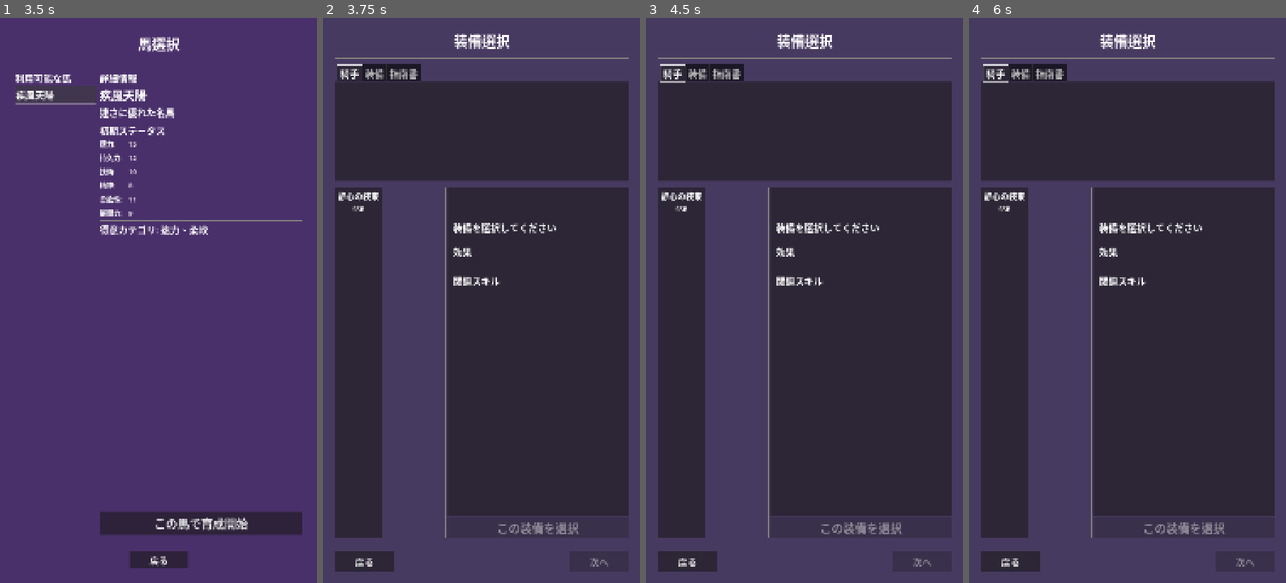
Above: before the commit, frames 1-4 (left to right).
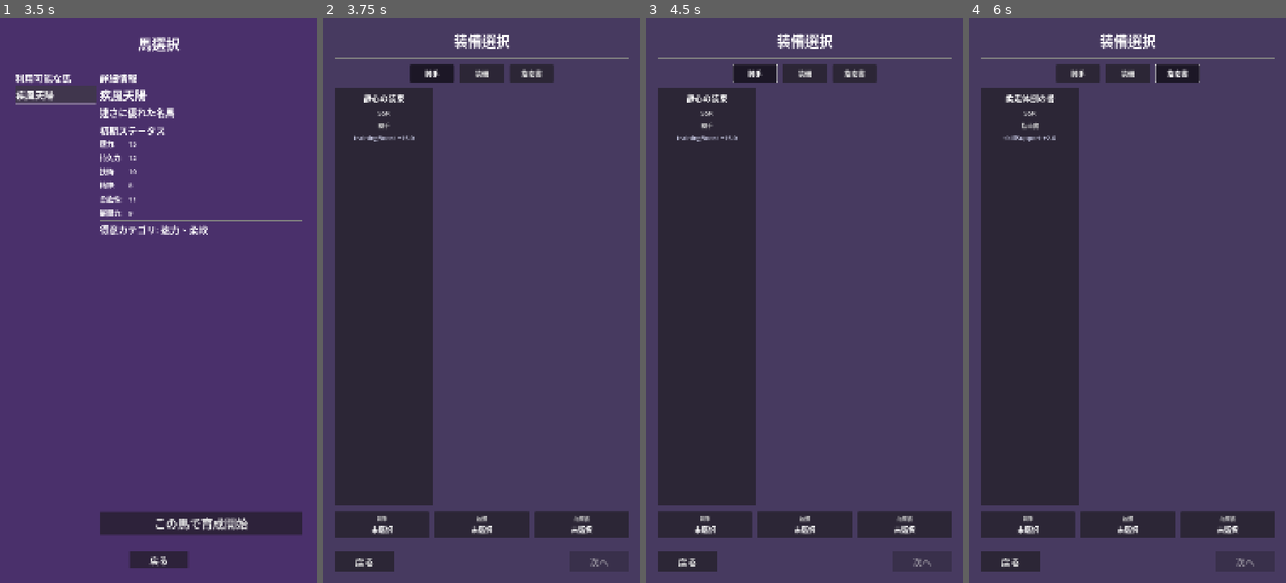
Above: after the commit, the same moments.

Repository: ta-toshio/hizume_a
Game: Godot game, scene res://scenes/screens/title_screen.tscn
Two runs of this game, one before a commit and one after it. Both use one fixed random seed, a clock stepped at 60 frames per second and the inputs below.
Inputs (mouse positions are in pixels of both pictures, inside the frame that each line leads up to):
- Up to frame 1 (3.5 s): move the mouse to (228, 272) at 0.52 s; click (228, 272) at 0.67 s; tap Enter at 1.25 s; move the mouse to (95, 328) at 1.27 s; click (95, 328) at 1.42 s; click "育成開始" at 2 s; click "疾風天陽" at 2.75 s
- Up to frame 2 (3.75 s): click "この馬で育成開始" at 3.5 s
- Up to frame 3 (4.5 s): click (753, 74) at 4.25 s, where only the run after the commit has a clickable "騎手"
- Up to frame 4 (6 s): click (1127, 74) at 5 s, where only the run after the commit has a clickable "装備"; click (1178, 74) at 5.75 s, where only the run after the commit has a clickable "指南書"

Frame 1 is identical in both runs. In frame 2, 58% of the frame differs, in the area x 3-97%, y 8-92%; in frame 3, 58%; in frame 4, 58%.

Commit message:
refactor(ui): Replace TabContainer with toggle buttons for equipment type selection

Diff:
--- a/src/scenes/screens/equipment_select_screen.tscn
+++ b/src/scenes/screens/equipment_select_screen.tscn
@@ -45,151 +45,177 @@
 [node name="HSeparator" type="HSeparator" parent="MarginContainer/VBoxContainer"]
 layout_mode = 2
 
-[node name="CategoryTabs" type="TabContainer" parent="MarginContainer/VBoxContainer"]
+[node name="EquipmentTypeContainer" type="HBoxContainer" parent="MarginContainer/VBoxContainer"]
+layout_mode = 2
+theme_override_constants/separation = 20
+alignment = 1
+
+[node name="RiderTypeButton" type="Button" parent="MarginContainer/VBoxContainer/EquipmentTypeContainer"]
+custom_minimum_size = Vector2(150, 60)
+layout_mode = 2
+theme_override_font_sizes/font_size = 24
+toggle_mode = true
+button_pressed = true
+text = "騎手"
+
+[node name="HorseTypeButton" type="Button" parent="MarginContainer/VBoxContainer/EquipmentTypeContainer"]
+custom_minimum_size = Vector2(150, 60)
+layout_mode = 2
+theme_override_font_sizes/font_size = 24
+toggle_mode = true
+text = "装備"
+
+[node name="ManualTypeButton" type="Button" parent="MarginContainer/VBoxContainer/EquipmentTypeContainer"]
+custom_minimum_size = Vector2(150, 60)
+layout_mode = 2
+theme_override_font_sizes/font_size = 24
+toggle_mode = true
+text = "指南書"
+
+[node name="EquipmentScrollContainer" type="ScrollContainer" parent="MarginContainer/VBoxContainer"]
 layout_mode = 2
 size_flags_vertical = 3
-theme_override_font_sizes/font_size = 32
-
-[node name="騎手" type="VBoxContainer" parent="MarginContainer/VBoxContainer/CategoryTabs"]
-layout_mode = 2
-
-[node name="装備" type="VBoxContainer" parent="MarginContainer/VBoxContainer/CategoryTabs"]
+horizontal_scroll_mode = 0
+
+[node name="EquipmentGrid" type="GridContainer" parent="MarginContainer/VBoxContainer/EquipmentScrollContainer"]
+layout_mode = 2
+size_flags_horizontal = 3
+size_flags_vertical = 3
+theme_override_constants/h_separation = 15
+theme_override_constants/v_separation = 15
+columns = 3
+
+[node name="EquipmentItemTemplate" type="PanelContainer" parent="MarginContainer/VBoxContainer/EquipmentScrollContainer/EquipmentGrid"]
+layout_mode = 2
+size_flags_horizontal = 3
+size_flags_vertical = 3
+
+[node name="MarginContainer" type="MarginContainer" parent="MarginContainer/VBoxContainer/EquipmentScrollContainer/EquipmentGrid/EquipmentItemTemplate"]
+layout_mode = 2
+theme_override_constants/margin_left = 15
+theme_override_constants/margin_top = 15
+theme_override_constants/margin_right = 15
+theme_override_constants/margin_bottom = 15
+
+[node name="VBoxContainer" type="VBoxContainer" parent="MarginContainer/VBoxContainer/EquipmentScrollContainer/EquipmentGrid/EquipmentItemTemplate/MarginContainer"]
+layout_mode = 2
+theme_override_constants/separation = 10
+
+[node name="NameLabel" type="Label" parent="MarginContainer/VBoxContainer/EquipmentScrollContainer/EquipmentGrid/EquipmentItemTemplate/MarginContainer/VBoxContainer"]
+layout_mode = 2
+theme_override_font_sizes/font_size = 28
+text = "装備名"
+horizontal_alignment = 1
+
+[node name="RarityLabel" type="Label" parent="MarginContainer/VBoxContainer/EquipmentScrollContainer/EquipmentGrid/EquipmentItemTemplate/MarginContainer/VBoxContainer"]
+layout_mode = 2
+theme_override_font_sizes/font_size = 24
+text = "SSR"
+horizontal_alignment = 1
+
+[node name="CategoryLabel" type="Label" parent="MarginContainer/VBoxContainer/EquipmentScrollContainer/EquipmentGrid/EquipmentItemTemplate/MarginContainer/VBoxContainer"]
+layout_mode = 2
+theme_override_colors/font_color = Color(0.807843, 0.807843, 0.807843, 1)
+theme_override_font_sizes/font_size = 20
+text = "騎手"
+horizontal_alignment = 1
+
+[node name="EffectPreview" type="Label" parent="MarginContainer/VBoxContainer/EquipmentScrollContainer/EquipmentGrid/EquipmentItemTemplate/MarginContainer/VBoxContainer"]
+layout_mode = 2
+theme_override_colors/font_color = Color(0.839216, 0.847059, 0.956863, 1)
+theme_override_font_sizes/font_size = 22
+text = "速力+10"
+horizontal_alignment = 1
+
+[node name="SelectedIndicator" type="ColorRect" parent="MarginContainer/VBoxContainer/EquipmentScrollContainer/EquipmentGrid/EquipmentItemTemplate"]
 visible = false
 layout_mode = 2
-
-[node name="指南書" type="VBoxContainer" parent="MarginContainer/VBoxContainer/CategoryTabs"]
-visible = false
-layout_mode = 2
-
-[node name="ContentContainer" type="HBoxContainer" parent="MarginContainer/VBoxContainer"]
-layout_mode = 2
-size_flags_vertical = 3
-size_flags_stretch_ratio = 3.0
-
-[node name="EquipmentGrid" type="GridContainer" parent="MarginContainer/VBoxContainer/ContentContainer"]
-layout_mode = 2
-size_flags_horizontal = 3
-size_flags_stretch_ratio = 0.6
-theme_override_constants/h_separation = 10
-theme_override_constants/v_separation = 10
-columns = 3
-
-[node name="EquipmentItemTemplate" type="PanelContainer" parent="MarginContainer/VBoxContainer/ContentContainer/EquipmentGrid"]
-layout_mode = 2
-size_flags_horizontal = 3
-size_flags_vertical = 3
-
-[node name="MarginContainer" type="MarginContainer" parent="MarginContainer/VBoxContainer/ContentContainer/EquipmentGrid/EquipmentItemTemplate"]
+color = Color(0.290196, 0.501961, 0.847059, 0.270588)
+
+[node name="SelectedInfoContainer" type="HBoxContainer" parent="MarginContainer/VBoxContainer"]
+layout_mode = 2
+theme_override_constants/separation = 20
+
+[node name="SelectedRiderContainer" type="PanelContainer" parent="MarginContainer/VBoxContainer/SelectedInfoContainer"]
+layout_mode = 2
+size_flags_horizontal = 3
+
+[node name="MarginContainer" type="MarginContainer" parent="MarginContainer/VBoxContainer/SelectedInfoContainer/SelectedRiderContainer"]
 layout_mode = 2
 theme_override_constants/margin_left = 10
 theme_override_constants/margin_top = 10
 theme_override_constants/margin_right = 10
 theme_override_constants/margin_bottom = 10
 
-[node name="VBoxContainer" type="VBoxContainer" parent="MarginContainer/VBoxContainer/ContentContainer/EquipmentGrid/EquipmentItemTemplate/MarginContainer"]
-layout_mode = 2
-
-[node name="NameLabel" type="Label" parent="MarginContainer/VBoxContainer/ContentContainer/EquipmentGrid/EquipmentItemTemplate/MarginContainer/VBoxContainer"]
-layout_mode = 2
-theme_override_font_sizes/font_size = 28
-text = "装備名"
-horizontal_alignment = 1
-
-[node name="RarityLabel" type="Label" parent="MarginContainer/VBoxContainer/ContentContainer/EquipmentGrid/EquipmentItemTemplate/MarginContainer/VBoxContainer"]
-layout_mode = 2
-theme_override_font_sizes/font_size = 24
-text = "SSR"
-horizontal_alignment = 1
-
-[node name="VSeparator" type="VSeparator" parent="MarginContainer/VBoxContainer/ContentContainer"]
-layout_mode = 2
-
-[node name="EquipmentDetailPanel" type="VBoxContainer" parent="MarginContainer/VBoxContainer/ContentContainer"]
-layout_mode = 2
-size_flags_horizontal = 3
-
-[node name="PanelContainer" type="PanelContainer" parent="MarginContainer/VBoxContainer/ContentContainer/EquipmentDetailPanel"]
-layout_mode = 2
-size_flags_vertical = 3
-
-[node name="MarginContainer" type="MarginContainer" parent="MarginContainer/VBoxContainer/ContentContainer/EquipmentDetailPanel/PanelContainer"]
-layout_mode = 2
-theme_override_constants/margin_left = 20
-theme_override_constants/margin_top = 20
-theme_override_constants/margin_right = 20
-theme_override_constants/margin_bottom = 20
-
-[node name="VBoxContainer" type="VBoxContainer" parent="MarginContainer/VBoxContainer/ContentContainer/EquipmentDetailPanel/PanelContainer/MarginContainer"]
-layout_mode = 2
-theme_override_constants/separation = 15
-
-[node name="NameContainer" type="HBoxContainer" parent="MarginContainer/VBoxContainer/ContentContainer/EquipmentDetailPanel/PanelContainer/MarginContainer/VBoxContainer"]
-layout_mode = 2
-
-[node name="NameLabel" type="Label" parent="MarginContainer/VBoxContainer/ContentContainer/EquipmentDetailPanel/PanelContainer/MarginContainer/VBoxContainer/NameContainer"]
-layout_mode = 2
-size_flags_horizontal = 3
-theme_override_font_sizes/font_size = 40
-text = "装備名"
-
-[node name="RarityLabel" type="Label" parent="MarginContainer/VBoxContainer/ContentContainer/EquipmentDetailPanel/PanelContainer/MarginContainer/VBoxContainer/NameContainer"]
-layout_mode = 2
-theme_override_font_sizes/font_size = 32
-text = "SSR"
-horizontal_alignment = 2
-
-[node name="HSeparator" type="HSeparator" parent="MarginContainer/VBoxContainer/ContentContainer/EquipmentDetailPanel/PanelContainer/MarginContainer/VBoxContainer"]
-layout_mode = 2
-
-[node name="DescriptionLabel" type="Label" parent="MarginContainer/VBoxContainer/ContentContainer/EquipmentDetailPanel/PanelContainer/MarginContainer/VBoxContainer"]
-layout_mode = 2
-theme_override_font_sizes/font_size = 32
-text = "装備の効果や説明文が表示されます。"
-autowrap_mode = 3
-
-[node name="HSeparator2" type="HSeparator" parent="MarginContainer/VBoxContainer/ContentContainer/EquipmentDetailPanel/PanelContainer/MarginContainer/VBoxContainer"]
-layout_mode = 2
-
-[node name="EffectsLabel" type="Label" parent="MarginContainer/VBoxContainer/ContentContainer/EquipmentDetailPanel/PanelContainer/MarginContainer/VBoxContainer"]
-layout_mode = 2
-theme_override_font_sizes/font_size = 32
-text = "効果"
-
-[node name="EffectsContainer" type="VBoxContainer" parent="MarginContainer/VBoxContainer/ContentContainer/EquipmentDetailPanel/PanelContainer/MarginContainer/VBoxContainer"]
-layout_mode = 2
-
-[node name="Effect1" type="Label" parent="MarginContainer/VBoxContainer/ContentContainer/EquipmentDetailPanel/PanelContainer/MarginContainer/VBoxContainer/EffectsContainer"]
-layout_mode = 2
-theme_override_font_sizes/font_size = 28
-text = "• 速力 +10"
-
-[node name="Effect2" type="Label" parent="MarginContainer/VBoxContainer/ContentContainer/EquipmentDetailPanel/PanelContainer/MarginContainer/VBoxContainer/EffectsContainer"]
-layout_mode = 2
-theme_override_font_sizes/font_size = 28
-text = "• 技術トレーニング効果 +15%"
-
-[node name="HSeparator3" type="HSeparator" parent="MarginContainer/VBoxContainer/ContentContainer/EquipmentDetailPanel/PanelContainer/MarginContainer/VBoxContainer"]
-layout_mode = 2
-
-[node name="RelatedSkillsLabel" type="Label" parent="MarginContainer/VBoxContainer/ContentContainer/EquipmentDetailPanel/PanelContainer/MarginContainer/VBoxContainer"]
-layout_mode = 2
-theme_override_font_sizes/font_size = 32
-text = "関連スキル"
-
-[node name="RelatedSkillsContainer" type="VBoxContainer" parent="MarginContainer/VBoxContainer/ContentContainer/EquipmentDetailPanel/PanelContainer/MarginContainer/VBoxContainer"]
-layout_mode = 2
-
-[node name="Skill1" type="Label" parent="MarginContainer/VBoxContainer/ContentContainer/EquipmentDetailPanel/PanelContainer/MarginContainer/VBoxContainer/RelatedSkillsContainer"]
-layout_mode = 2
-theme_override_font_sizes/font_size = 28
-text = "• 一気の極み"
-
-[node name="EquipButton" type="Button" parent="MarginContainer/VBoxContainer/ContentContainer/EquipmentDetailPanel"]
-custom_minimum_size = Vector2(0, 70)
-layout_mode = 2
-theme_override_font_sizes/font_size = 40
-disabled = true
-text = "この装備を選択"
+[node name="VBoxContainer" type="VBoxContainer" parent="MarginContainer/VBoxContainer/SelectedInfoContainer/SelectedRiderContainer/MarginContainer"]
+layout_mode = 2
+
+[node name="TypeLabel" type="Label" parent="MarginContainer/VBoxContainer/SelectedInfoContainer/SelectedRiderContainer/MarginContainer/VBoxContainer"]
+layout_mode = 2
+theme_override_colors/font_color = Color(0.752941, 0.752941, 0.752941, 1)
+theme_override_font_sizes/font_size = 18
+text = "騎手"
+horizontal_alignment = 1
+
+[node name="SelectedLabel" type="Label" parent="MarginContainer/VBoxContainer/SelectedInfoContainer/SelectedRiderContainer/MarginContainer/VBoxContainer"]
+layout_mode = 2
+theme_override_font_sizes/font_size = 24
+text = "未選択"
+horizontal_alignment = 1
+
+[node name="SelectedHorseContainer" type="PanelContainer" parent="MarginContainer/VBoxContainer/SelectedInfoContainer"]
+layout_mode = 2
+size_flags_horizontal = 3
+
+[node name="MarginContainer" type="MarginContainer" parent="MarginContainer/VBoxContainer/SelectedInfoContainer/SelectedHorseContainer"]
+layout_mode = 2
+theme_override_constants/margin_left = 10
+theme_override_constants/margin_top = 10
+theme_override_constants/margin_right = 10
+theme_override_constants/margin_bottom = 10
+
+[node name="VBoxContainer" type="VBoxContainer" parent="MarginContainer/VBoxContainer/SelectedInfoContainer/SelectedHorseContainer/MarginContainer"]
+layout_mode = 2
+
+[node name="TypeLabel" type="Label" parent="MarginContainer/VBoxContainer/SelectedInfoContainer/SelectedHorseContainer/MarginContainer/VBoxContainer"]
+layout_mode = 2
+theme_override_colors/font_color = Color(0.752941, 0.752941, 0.752941, 1)
+theme_override_font_sizes/font_size = 18
+text = "装備"
+horizontal_alignment = 1
+
+[node name="SelectedLabel" type="Label" parent="MarginContainer/VBoxContainer/SelectedInfoContainer/SelectedHorseContainer/MarginContainer/VBoxContainer"]
+layout_mode = 2
+theme_override_font_sizes/font_size = 24
+text = "未選択"
+horizontal_alignment = 1
+
+[node name="SelectedManualContainer" type="PanelContainer" parent="MarginContainer/VBoxContainer/SelectedInfoContainer"]
+layout_mode = 2
+size_flags_horizontal = 3
+
+[node name="MarginContainer" type="MarginContainer" parent="MarginContainer/VBoxContainer/SelectedInfoContainer/SelectedManualContainer"]
+layout_mode = 2
+theme_override_constants/margin_left = 10
+theme_override_constants/margin_top = 10
+theme_override_constants/margin_right = 10
+theme_override_constants/margin_bottom = 10
+
+[node name="VBoxContainer" type="VBoxContainer" parent="MarginContainer/VBoxContainer/SelectedInfoContainer/SelectedManualContainer/MarginContainer"]
+layout_mode = 2
+
+[node name="TypeLabel" type="Label" parent="MarginContainer/VBoxContainer/SelectedInfoContainer/SelectedManualContainer/MarginContainer/VBoxContainer"]
+layout_mode = 2
+theme_override_colors/font_color = Color(0.752941, 0.752941, 0.752941, 1)
+theme_override_font_sizes/font_size = 18
+text = "指南書"
+horizontal_alignment = 1
+
+[node name="SelectedLabel" type="Label" parent="MarginContainer/VBoxContainer/SelectedInfoContainer/SelectedManualContainer/MarginContainer/VBoxContainer"]
+layout_mode = 2
+theme_override_font_sizes/font_size = 24
+text = "未選択"
+horizontal_alignment = 1
 
 [node name="HSeparator2" type="HSeparator" parent="MarginContainer/VBoxContainer"]
 layout_mode = 2
--- a/src/scripts/data/equipment.gd
+++ b/src/scripts/data/equipment.gd
@@ -21,6 +21,17 @@
 func _init(equipment_data: Dictionary = {}):
 	if not equipment_data.is_empty():
 		_load_from_dict(equipment_data)
+
+# カテゴリを日本語で取得
+func get_category_jp() -> String:
+	match category:
+		"rider":
+			return "騎手"
+		"horse":
+			return "装備"
+		"manual":
+			return "指南書"
+	return "装備"  # デフォルト
 
 # 熟度を加算
 func add_familiarity(amount: int) -> void:
--- a/src/scripts/ui/equipment_select_screen.gd
+++ b/src/scripts/ui/equipment_select_screen.gd
@@ -1,16 +1,14 @@
 extends Control
 
 # UI要素の参照
-@onready var category_tabs = $MarginContainer/VBoxContainer/CategoryTabs
-@onready var equipment_grid = $MarginContainer/VBoxContainer/ContentContainer/EquipmentGrid
-@onready var equipment_item_template = $MarginContainer/VBoxContainer/ContentContainer/EquipmentGrid/EquipmentItemTemplate
-@onready var equipment_detail_panel = $MarginContainer/VBoxContainer/ContentContainer/EquipmentDetailPanel
-@onready var name_label = $MarginContainer/VBoxContainer/ContentContainer/EquipmentDetailPanel/PanelContainer/MarginContainer/VBoxContainer/NameContainer/NameLabel
-@onready var rarity_label = $MarginContainer/VBoxContainer/ContentContainer/EquipmentDetailPanel/PanelContainer/MarginContainer/VBoxContainer/NameContainer/RarityLabel
-@onready var description_label = $MarginContainer/VBoxContainer/ContentContainer/EquipmentDetailPanel/PanelContainer/MarginContainer/VBoxContainer/DescriptionLabel
-@onready var effects_container = $MarginContainer/VBoxContainer/ContentContainer/EquipmentDetailPanel/PanelContainer/MarginContainer/VBoxContainer/EffectsContainer
-@onready var related_skills_container = $MarginContainer/VBoxContainer/ContentContainer/EquipmentDetailPanel/PanelContainer/MarginContainer/VBoxContainer/RelatedSkillsContainer
-@onready var equip_button = $MarginContainer/VBoxContainer/ContentContainer/EquipmentDetailPanel/EquipButton
+@onready var rider_type_button = $MarginContainer/VBoxContainer/EquipmentTypeContainer/RiderTypeButton
+@onready var horse_type_button = $MarginContainer/VBoxContainer/EquipmentTypeContainer/HorseTypeButton
+@onready var manual_type_button = $MarginContainer/VBoxContainer/EquipmentTypeContainer/ManualTypeButton
+@onready var equipment_grid = $MarginContainer/VBoxContainer/EquipmentScrollContainer/EquipmentGrid
+@onready var equipment_item_template = $MarginContainer/VBoxContainer/EquipmentScrollContainer/EquipmentGrid/EquipmentItemTemplate
+@onready var selected_rider_label = $MarginContainer/VBoxContainer/SelectedInfoContainer/SelectedRiderContainer/MarginContainer/VBoxContainer/SelectedLabel
+@onready var selected_horse_label = $MarginContainer/VBoxContainer/SelectedInfoContainer/SelectedHorseContainer/MarginContainer/VBoxContainer/SelectedLabel
+@onready var selected_manual_label = $MarginContainer/VBoxContainer/SelectedInfoContainer/SelectedManualContainer/MarginContainer/VBoxContainer/SelectedLabel
 @onready var back_button = $MarginContainer/VBoxContainer/ButtonContainer/BackButton
 @onready var next_button = $MarginContainer/VBoxContainer/ButtonContainer/NextButton
 
@@ -18,15 +16,16 @@
 var equipment_items = {}  # カテゴリごとの装備リスト
 var selected_equipment = {}  # カテゴリごとの選択された装備
 var current_category = "騎手"  # 現在選択中のカテゴリ
-var selected_equipment_id = ""  # 現在選択中の装備ID
+var selected_item_nodes = {}  # 選択中の装備UI要素を追跡
 
 func _ready():
 	# テンプレートを非表示にする
 	equipment_item_template.visible = false
 
 	# シグナル接続
-	category_tabs.tab_changed.connect(_on_category_tab_changed)
-	equip_button.pressed.connect(_on_equip_button_pressed)
+	rider_type_button.pressed.connect(func(): _on_type_button_pressed("騎手"))
+	horse_type_button.pressed.connect(func(): _on_type_button_pressed("装備"))
+	manual_type_button.pressed.connect(func(): _on_type_button_pressed("指南書"))
 	back_button.pressed.connect(_on_back_button_pressed)
 	next_button.pressed.connect(_on_next_button_pressed)
 
@@ -38,11 +37,17 @@
 		print("警告: DataLoaderがロードされていません")
 
 	# 初期表示
+	_update_type_button_states()
 	_load_category_equipment(current_category)
 
-	# 初期状態では選択ボタンとトレーニング開始ボタンを無効化
-	equip_button.disabled = true
+	# 初期状態ではトレーニング開始ボタンを無効化
 	next_button.disabled = true
+
+# タイプボタンの状態を更新
+func _update_type_button_states():
+	rider_type_button.button_pressed = current_category == "騎手"
+	horse_type_button.button_pressed = current_category == "装備"
+	manual_type_button.button_pressed = current_category == "指南書"
 
 # 装備データのロード
 func _load_equipment_data(data_loader: DataLoader) -> void:
@@ -72,13 +77,11 @@
 
 			equipment_items[category_jp].append(equipment)
 
-# カテゴリタブ変更時
-func _on_category_tab_changed(tab_idx: int) -> void:
-	# タブインデックスからカテゴリ名を取得
-	var categories = ["騎手", "装備", "指南書"]
-	if tab_idx >= 0 and tab_idx < categories.size():
-		current_category = categories[tab_idx]
-		_load_category_equipment(current_category)
+# タイプボタン押下時
+func _on_type_button_pressed(category: String) -> void:
+	current_category = category
+	_update_type_button_states()
+	_load_category_equipment(current_category)
 
 # カテゴリ装備の表示
 func _load_category_equipment(category: String) -> void:
@@ -94,18 +97,8 @@
 	else:
 		print("カテゴリ「" + category + "」の装備はありません")
 
-	# 既に選択されている装備があれば、その情報を表示
-	if selected_equipment.has(current_category):
-		var selected = selected_equipment[current_category]
-		_display_equipment_details(selected)
-		selected_equipment_id = selected.id
-	else:
-		# 選択されていない場合は詳細をクリア
-		_clear_equipment_details()
-		selected_equipment_id = ""
-
-	# 装備選択ボタンの更新
-	equip_button.disabled = selected_equipment_id.is_empty()
+	# 装備を選択状態に
+	_update_selection_ui()
 
 # 装備アイテムをグリッドに追加
 func _add_equipment_item(equipment: Equipment) -> void:
@@ -117,122 +110,71 @@
 	# 装備情報を設定
 	var name_label = item.get_node("MarginContainer/VBoxContainer/NameLabel")
 	var rarity_label = item.get_node("MarginContainer/VBoxContainer/RarityLabel")
+	var category_label = item.get_node("MarginContainer/VBoxContainer/CategoryLabel")
+	var effect_preview = item.get_node("MarginContainer/VBoxContainer/EffectPreview")
+	var selected_indicator = item.get_node("SelectedIndicator")
 
 	if name_label:
 		name_label.text = equipment.name
 	if rarity_label:
 		rarity_label.text = equipment.rarity
+	if category_label:
+		category_label.text = equipment.get_category_jp()
+	if effect_preview and equipment.effects.size() > 0:
+		var effect = equipment.effects[0]
+		var sign = "+" if effect.value > 0 else ""
+		var percent = "%" if effect.has("is_percentage") and effect.is_percentage else ""
+		effect_preview.text = effect.type + " " + sign + str(effect.value) + percent
 
 	# 選択中の装備をハイライト
-	if equipment.id == selected_equipment_id:
-		item.add_theme_color_override("background_color", Color(0.3, 0.5, 0.7, 0.5))
-
-	# クリックイベント
+	if selected_equipment.has(current_category) and selected_equipment[current_category].id == equipment.id:
+		selected_indicator.visible = true
+		selected_item_nodes[current_category] = item
+	else:
+		selected_indicator.visible = false
+
+	# クリックイベント - 直接選択する
 	item.gui_input.connect(func(event: InputEvent):
 		if event is InputEventMouseButton and event.button_index == MOUSE_BUTTON_LEFT and event.pressed:
-			_on_equipment_item_selected(equipment.id)
+			_on_equipment_item_selected(equipment, item)
 	)
 
 # 装備アイテム選択時
-func _on_equipment_item_selected(equipment_id: String) -> void:
-	selected_equipment_id = equipment_id
-
-	# データローダーから装備情報を取得
-	var data_loader = DataLoader.get_instance()
-	if data_loader:
-		var equipment = data_loader.get_equipment(equipment_id)
-		if equipment:
-			_display_equipment_details(equipment)
-			# 選択状態を更新
-			_update_selection_state()
-
-	# 装備選択ボタンを有効化
-	equip_button.disabled = false
-
-# 装備詳細の表示
-func _display_equipment_details(equipment: Equipment) -> void:
-	# 基本情報
-	name_label.text = equipment.name
-	rarity_label.text = equipment.rarity
-	description_label.text = equipment.description
-
-	# 効果
-	_clear_container(effects_container)
-	for effect in equipment.effects:
-		var effect_label = Label.new()
-		var percent_symbol = ""
-		# is_percentageプロパティの存在を確認
-		if effect.has("is_percentage") and effect.is_percentage:
-			percent_symbol = "%"
-		effect_label.text = "• " + effect.type + " " + ("+" if effect.value > 0 else "") + str(effect.value) + percent_symbol
-		effects_container.add_child(effect_label)
-
-	# 関連スキル
-	_clear_container(related_skills_container)
-	if equipment.associated_skill_ids.size() > 0:
-		var data_loader = DataLoader.get_instance()
-		for skill_id in equipment.associated_skill_ids:
-			var skill = data_loader.get_skill(skill_id)
-			if skill:
-				var skill_label = Label.new()
-				skill_label.text = "• " + skill.name
-				related_skills_container.add_child(skill_label)
-	else:
-		var no_skill_label = Label.new()
-		no_skill_label.text = "関連スキルはありません"
-		related_skills_container.add_child(no_skill_label)
-
-# コンテナの中身をクリア
-func _clear_container(container: Node) -> void:
-	for child in container.get_children():
-		child.queue_free()
-
-# 装備詳細をクリア
-func _clear_equipment_details() -> void:
-	name_label.text = ""
-	rarity_label.text = ""
-	description_label.text = "装備を選択してください"
-	_clear_container(effects_container)
-	_clear_container(related_skills_container)
-
-# 選択状態の更新
-func _update_selection_state() -> void:
-	# 装備グリッドの選択状態を更新
-	for child in equipment_grid.get_children():
-		if child != equipment_item_template and child.visible:
-			var item_name = child.get_node("MarginContainer/VBoxContainer/NameLabel").text
-			var data_loader = DataLoader.get_instance()
-			var selected = false
-
-			for equipment in equipment_items[current_category]:
-				if equipment.id == selected_equipment_id and equipment.name == item_name:
-					selected = true
-					break
-
-			if selected:
-				child.add_theme_color_override("background_color", Color(0.3, 0.5, 0.7, 0.5))
-			else:
-				child.remove_theme_color_override("background_color")
+func _on_equipment_item_selected(equipment: Equipment, item_node: Node) -> void:
+	# 以前の選択を解除
+	if selected_item_nodes.has(current_category) and is_instance_valid(selected_item_nodes[current_category]):
+		selected_item_nodes[current_category].get_node("SelectedIndicator").visible = false
+
+	# 新しい選択を適用
+	selected_equipment[current_category] = equipment
+	item_node.get_node("SelectedIndicator").visible = true
+	selected_item_nodes[current_category] = item_node
+
+	# 選択表示を更新
+	_update_selection_ui()
 
 	# トレーニング開始ボタンの状態を更新
 	_update_next_button_state()
 
-# 装備選択ボタン押下時
-func _on_equip_button_pressed() -> void:
-	if selected_equipment_id.is_empty():
-		return
-
-	# データローダーから装備情報を取得
-	var data_loader = DataLoader.get_instance()
-	if data_loader:
-		var equipment = data_loader.get_equipment(selected_equipment_id)
-		if equipment:
-			# 現在のカテゴリに装備を設定
-			selected_equipment[current_category] = equipment
-			print(current_category + "カテゴリに「" + equipment.name + "」を装備しました")
-
-			# トレーニング開始ボタンの状態を更新
-			_update_next_button_state()
+# 選択表示の更新
+func _update_selection_ui() -> void:
+	# 騎手の選択状態
+	if selected_equipment.has("騎手"):
+		selected_rider_label.text = selected_equipment["騎手"].name
+	else:
+		selected_rider_label.text = "未選択"
+
+	# 装備の選択状態
+	if selected_equipment.has("装備"):
+		selected_horse_label.text = selected_equipment["装備"].name
+	else:
+		selected_horse_label.text = "未選択"
+
+	# 指南書の選択状態
+	if selected_equipment.has("指南書"):
+		selected_manual_label.text = selected_equipment["指南書"].name
+	else:
+		selected_manual_label.text = "未選択"
 
 # トレーニング開始ボタンの状態を更新
 func _update_next_button_state() -> void:
